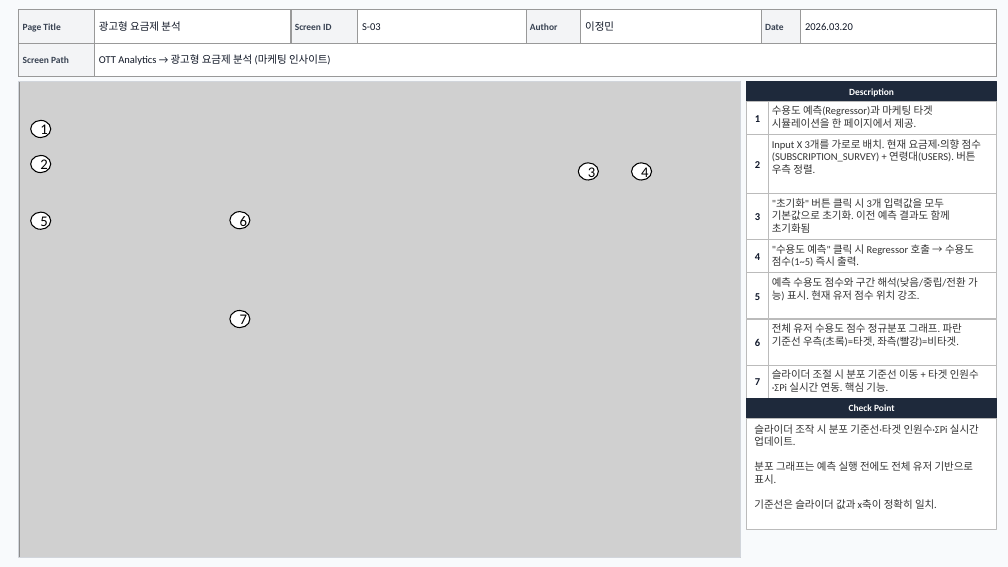
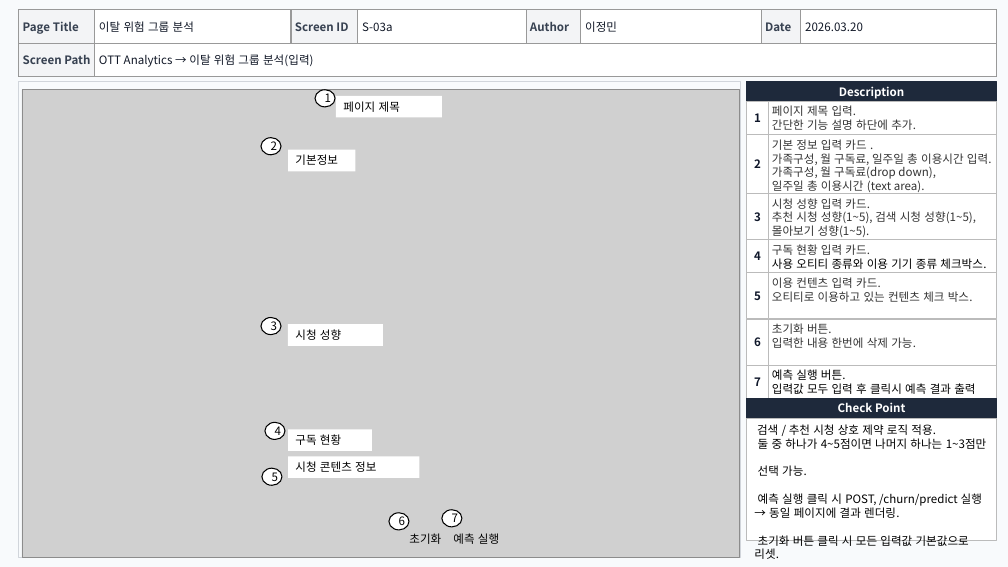
Before and after one commit to jml3227-cloud/LeeJeongmin-project, a slide deck: slide 3 of 1st-project/3_화면설계서.pptx. Drawn at 1008x567 pixels with LibreOffice and Linux fonts; fonts in the diff are those of the drawing; grey boxes stand for pictures. Boxes give left, top, right and bottom in pixels: in the first picture for what was removed or moved away, otherwise in the second. Text is boxed around its words. In the diff, an @@ line names an element or a change of style, - is before the commit and + after.

```diff
--- a/1st-project/3_화면설계서.pptx
+++ b/1st-project/3_화면설계서.pptx
@@ text at bbox=[99, 21, 194, 32]: text changed; size 10 to 11 pt; font Calibri to Noto Sans CJK KR @@
-광고형 요금제 분석
+이탈 위험 그룹 분석
@@ text at bbox=[362, 22, 392, 31]: text changed; size 10 to 11 pt; font Calibri to Noto Sans CJK KR @@
-S-03
+S-03a
@@ text at bbox=[99, 54, 314, 67]: text changed; size 10 to 11 pt; font Calibri to Noto Sans CJK KR @@
-OTT Analytics → 광고형 요금제 분석 (마케팅 인사이트)
+OTT Analytics → 이탈 위험 그룹 분석(입력)
@@ picture: place and size @@
-picture at bbox=[19, 82, 741, 557]
+picture at bbox=[22, 90, 740, 557]
@@ ellipse "1": place and size @@
-ellipse "1" at bbox=[31, 120, 51, 138]
+ellipse "1" at bbox=[315, 90, 336, 107]
@@ rectangle added at bbox=[337, 96, 442, 118], fill #FFFFFF, 11 pt, text #000000 @@
+페이지 제목
@@ text at bbox=[772, 105, 916, 130]: text changed; size 10 to 11 pt; font Calibri to Noto Sans CJK KR @@
-수용도 예측(Regressor)과 마케팅 타겟 시뮬레이션을 한 페이지에서 제공.
+페이지 제목 입력.
+간단한 기능 설명 하단에 추가.
@@ ellipse "2": place and size @@
-ellipse "2" at bbox=[31, 156, 51, 173]
+ellipse "2" at bbox=[261, 138, 281, 155]
@@ text at bbox=[772, 139, 992, 194]: text changed; size 10 to 11 pt; font Calibri to Noto Sans CJK KR @@
-Input X 3개를 가로로 배치. 현재 요금제·의향 점수(SUBSCRIPTION_SURVEY) + 연령대(USERS). 버튼 우측 정렬.
+기본 정보 입력 카드 .
+가족구성, 월 구독료, 일주일 총 이용시간 입력.
+가족구성, 월 구독료(drop down),
+일주일 총 이용시간 (text area).
@@ rectangle added at bbox=[288, 150, 355, 172], fill #FFFFFF, 11 pt, text #000000 @@
+기본정보
@@ text at bbox=[772, 198, 976, 237]: text changed; size 10 to 11 pt; font Calibri to Noto Sans CJK KR @@
-"초기화" 버튼 클릭 시 3개 입력값을 모두 기본값으로 초기화. 이전 예측 결과도 함께 초기화됨
+시청 성향 입력 카드.
+추천 시청 성향(1~5), 검색 시청 성향(1~5), 몰아보기 성향(1~5).
@@ text at bbox=[772, 244, 986, 269]: text changed; size 10 to 11 pt; font Calibri to Noto Sans CJK KR; text colour #333333 to #000000 @@
-"수용도 예측" 클릭 시 Regressor 호출 → 수용도 점수(1~5) 즉시 출력.
+구독 현황 입력 카드.
+사용 오티티 종류와 이용 기기 종류 체크박스.
@@ text at bbox=[772, 277, 973, 302]: text changed; size 10 to 11 pt; font Calibri to Noto Sans CJK KR @@
-예측 수용도 점수와 구간 해석(낮음/중립/전환 가능) 표시. 현재 유저 점수 위치 강조.
+이용 컨텐츠 입력 카드.
+오티티로 이용하고 있는 컨텐츠 체크 박스.
@@ ellipse "3": place and size @@
-ellipse "3" at bbox=[578, 163, 599, 180]
+ellipse "3" at bbox=[261, 318, 281, 335]
@@ rectangle added at bbox=[288, 324, 383, 346], fill #FFFFFF, 11 pt, text #000000 @@
+시청 성향
@@ size 10 to 11 pt, font Calibri to Noto Sans CJK KR in 8 elements at bbox=[585, 21, 617, 32], bbox=[805, 22, 863, 31], bbox=[754, 113, 761, 122], bbox=[754, 159, 761, 168], bbox=[754, 212, 761, 221], bbox=[754, 251, 761, 260], bbox=[754, 291, 761, 300], bbox=[754, 337, 761, 346] @@
@@ text at bbox=[772, 323, 916, 348]: text changed; size 10 to 11 pt; font Calibri to Noto Sans CJK KR @@
-전체 유저 수용도 점수 정규분포 그래프. 파란 기준선 우측(초록)=타겟, 좌측(빨강)=비타겟.
+초기화 버튼.
+입력한 내용 한번에 삭제 가능.
@@ text at bbox=[772, 369, 975, 394]: text changed; size 10 to 11 pt; font Calibri to Noto Sans CJK KR; text colour #333333 to #000000 @@
-슬라이더 조절 시 분포 기준선 이동 + 타겟 인원수·ΣPi 실시간 연동. 핵심 기능.
+예측 실행 버튼.
+입력값 모두 입력 후 클릭시 예측 결과 출력
@@ size 9 to 11 pt, font Calibri to Noto Sans CJK KR in 7 elements at bbox=[23, 21, 79, 34], bbox=[295, 22, 348, 31], bbox=[530, 21, 569, 31], bbox=[765, 22, 791, 31], bbox=[23, 54, 90, 64], bbox=[839, 86, 905, 99], bbox=[838, 402, 905, 412] @@
@@ rectangle: place and size @@
-rectangle at bbox=[747, 418, 997, 530]
+rectangle at bbox=[747, 418, 997, 541]
@@ ellipse "4": place and size @@
-ellipse "4" at bbox=[631, 163, 652, 180]
+ellipse "4" at bbox=[265, 423, 285, 440]
@@ rectangle added at bbox=[288, 430, 372, 451], fill #FFFFFF, 11 pt, text #000000 @@
+구독 현황
@@ text at bbox=[754, 424, 987, 559]: text changed; size 10 to 11 pt; font Calibri to Noto Sans CJK KR; text colour #333333 to #000000 @@
-슬라이더 조작 시 분포 기준선·타겟 인원수·ΣPi 실시간 업데이트.
-분포 그래프는 예측 실행 전에도 전체 유저 기반으로 표시.
-기준선은 슬라이더 값과 x축이 정확히 일치.
+검색 / 추천 시청 상호 제약 로직 적용.
+둘 중 하나가 4~5점이면 나머지 하나는 1~3점만
+선택 가능.
+예측 실행 클릭 시 POST, /churn/predict 실행 → 동일 페이지에 결과 렌더링.
+초기화 버튼 클릭 시 모든 입력값 기본값으로 리셋.
@@ ellipse "5": place and size @@
-ellipse "5" at bbox=[31, 212, 51, 230]
+ellipse "5" at bbox=[262, 468, 282, 485]
@@ rectangle added at bbox=[288, 457, 420, 479], fill #FFFFFF, 11 pt, text #000000 @@
+시청 콘텐츠 정보
@@ ellipse "6": place and size @@
-ellipse "6" at bbox=[230, 212, 250, 229]
+ellipse "6" at bbox=[389, 513, 409, 530]
@@ text added at bbox=[409, 533, 441, 544], 11 pt, text #000000 @@
+초기화
@@ size 14 to 11 pt, font Calibri to Noto Sans CJK KR in 7 elements at bbox=[315, 90, 336, 107], bbox=[261, 138, 281, 155], bbox=[261, 318, 281, 335], bbox=[265, 423, 285, 440], bbox=[262, 468, 282, 485], bbox=[389, 513, 409, 530], bbox=[442, 510, 462, 527] @@
@@ ellipse "7": place and size @@
-ellipse "7" at bbox=[230, 311, 250, 328]
+ellipse "7" at bbox=[442, 510, 462, 527]
@@ text added at bbox=[453, 533, 499, 544], 11 pt, text #000000 @@
+예측 실행
```
Also in this commit, not shown: 2 other slides changed, 2 slides added, 1 other file.
